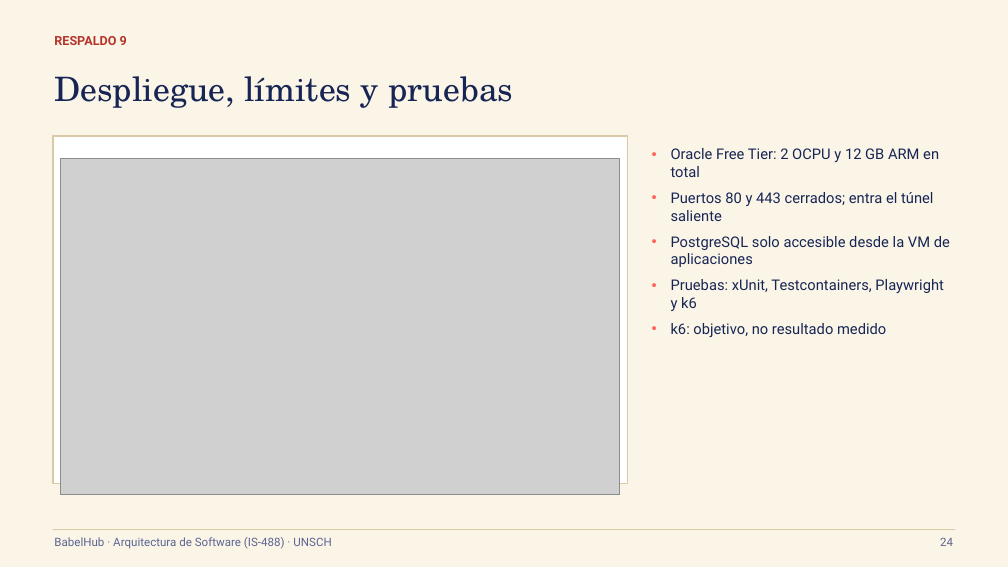
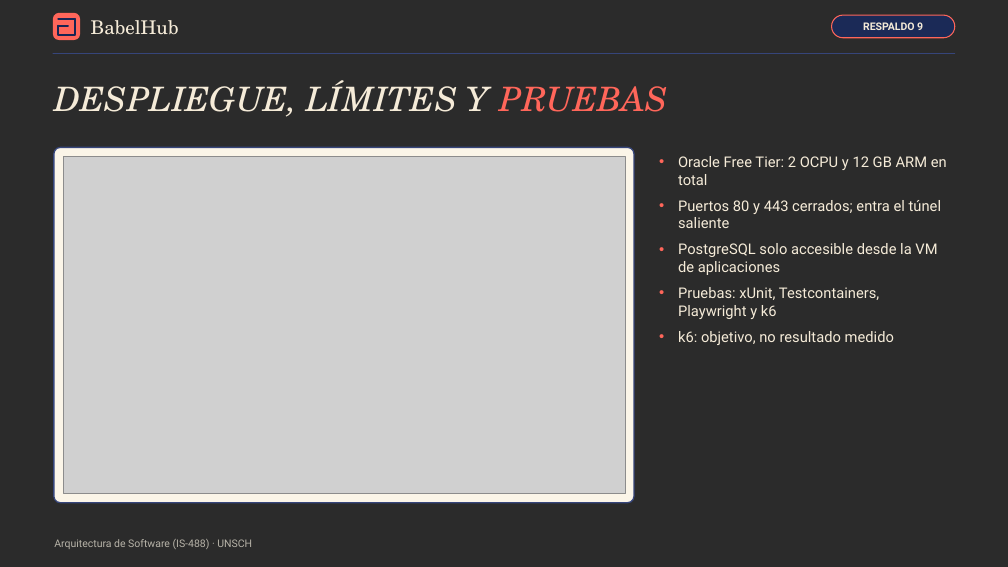
Before and after one commit to P35C4D0R4B1050/BabelHub, a slide deck: slide 24 of docs/BabelHub_Exposicion.pptx. Drawn at 1008x567 pixels with LibreOffice and Linux fonts; fonts in the diff are those of the drawing; grey boxes stand for pictures; background and template pictures are left out; a plain dark background stands for a picture behind light text. Boxes give left, top, right and bottom in pixels: in the first picture for what was removed or moved away, otherwise in the second. Text is boxed around its words. In the diff, an @@ line names an element or a change of style, - is before the commit and + after.

```diff
--- a/docs/BabelHub_Exposicion.pptx
+++ b/docs/BabelHub_Exposicion.pptx
@@ background #FBF5E8 to picture (left out) @@
@@ rounded rectangle added at <box>53,13,80,40</box>, fill #FF665A @@
@@ line added from (58, 19) to (75, 19), #172554 1.75 pt @@
@@ line added from (58, 35) to (58, 26), #172554 1.75 pt @@
@@ line added from (58, 26) to (68, 26), #172554 1.75 pt @@
@@ line added from (75, 19) to (75, 35), #172554 1.75 pt @@
@@ text added at <box>91,20,179,35</box>, 18 pt, text #F5EBD8 @@
+BabelHub
@@ rounded rectangle "RESPALDO 9": place and size @@
-rounded rectangle "RESPALDO 9" at <box>54,36,127,45</box>
+rounded rectangle "RESPALDO 9" at <box>832,15,955,38</box>
@@ rounded rectangle "RESPALDO 9" at <box>832,15,955,38</box>: size 12 to 10 pt, text colour #B5352A to #F5EBD8; alignment left to centre; vertical alignment top to middle; fill none to #1B2A57; outline none to #FF665A 1 pt @@
@@ line added from (53, 53) to (955, 53), #36457A 0.75 pt @@
@@ line added from (75, 35) to (58, 35), #172554 1.75 pt @@
@@ text at <box>54,80,668,117</box>: text changed; text colour #172554 to #F5EBD8; italic on @@
-Despliegue, límites y pruebas
+DESPLIEGUE, LÍMITES Y PRUEBAS
@@ rectangle removed at <box>53,136,628,484</box> @@
@@ rounded rectangle added at <box>54,147,634,503</box>, fill #FBF5E8, outline #36457A 1.25 pt @@
@@ picture: place and size @@
-picture at <box>60,159,620,495</box>
+picture at <box>63,157,625,494</box>
@@ text "Oracle Free Tier: 2 OCPU ...": place and size @@
-text "Oracle Free Tier: 2 OCPU ..." at <box>671,148,950,337</box>
+text "Oracle Free Tier: 2 OCPU ..." at <box>678,156,947,345</box>
@@ text "Oracle Free Tier: 2 OCPU ..." at <box>678,156,947,345</box>: text colour #172554 to #F5EBD8 @@
@@ line removed from (53, 529) to (955, 529) @@
@@ text at <box>54,539,252,549</box>: text changed; size 11 to 10 pt; text colour #5B6490 to #B7B3A8 @@
-BabelHub · Arquitectura de Software (IS-488) · UNSCH
+Arquitectura de Software (IS-488) · UNSCH
@@ text removed at <box>940,537,953,546</box> @@
-24
```
Also in this commit, not shown: 24 other slides changed.
